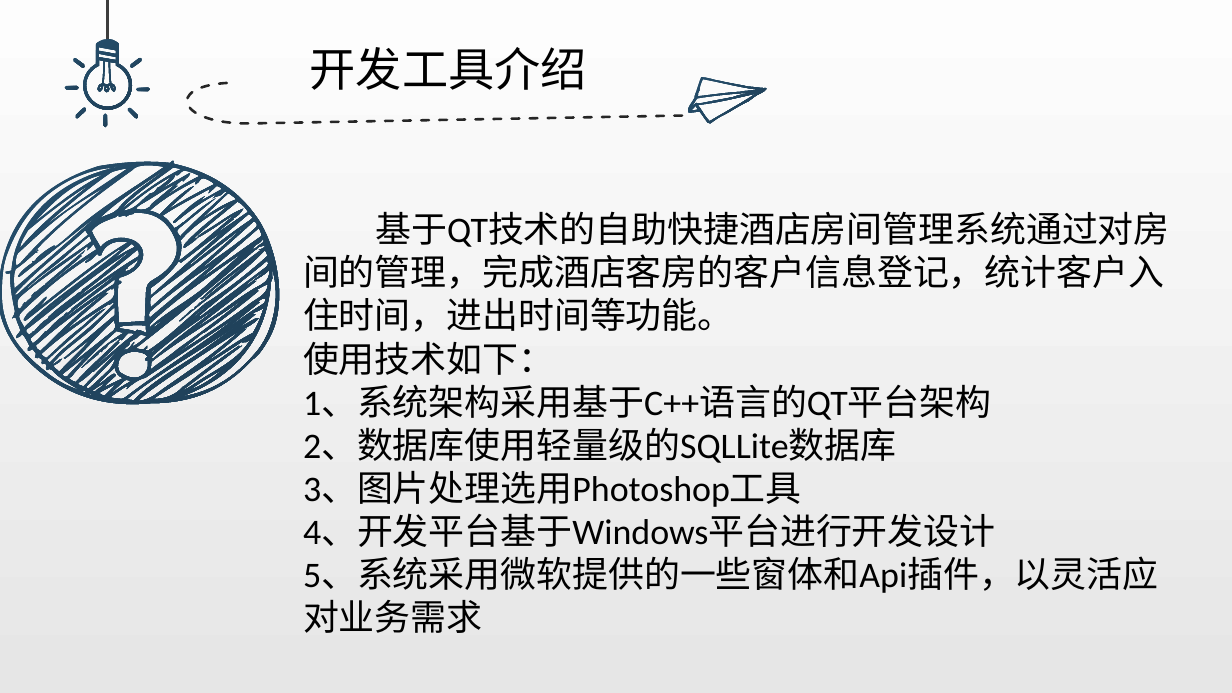
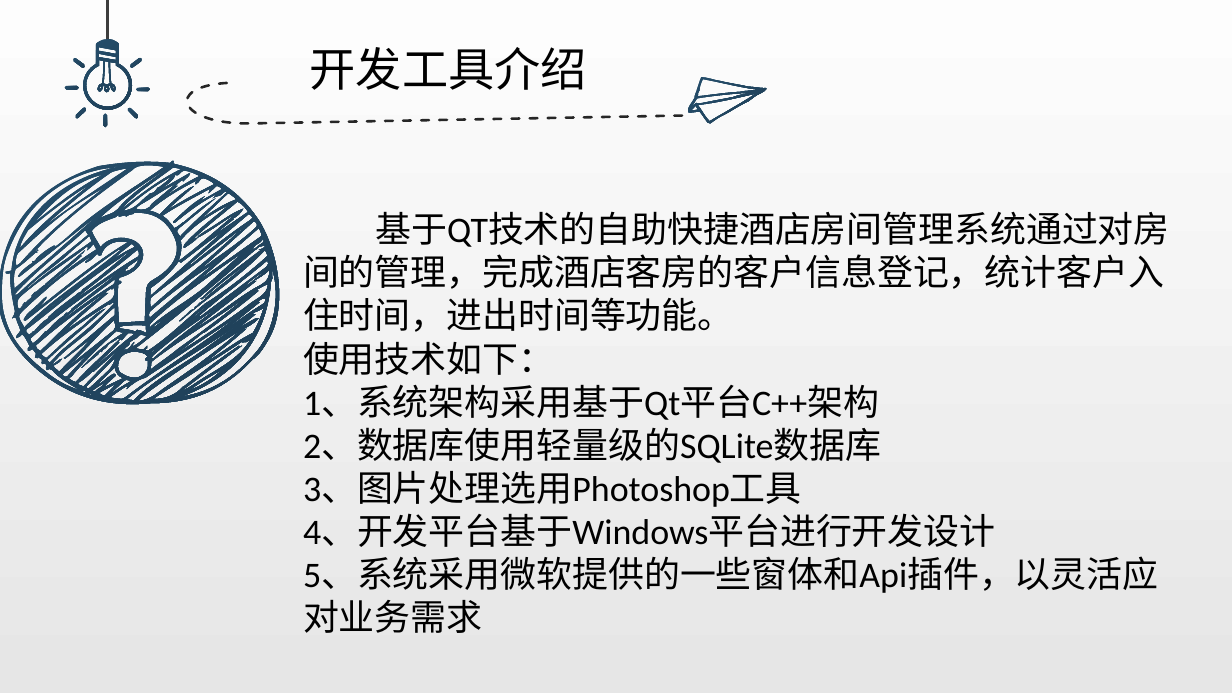
Before and after one commit to zhaoxin627431933/20151104778-zhaoxin, a slide deck: slide 8 of 基于QT的自助快捷房间管理系统的设计与实现/答辩PPT/201151104778-赵欣-基于QT的自助快捷酒店房间管理系统的设计与实现-开题PPT.pptx (slide 7 before the commit). Drawn at 1232x693 pixels with LibreOffice and Linux fonts; fonts in the diff are those of the drawing. Boxes give left, top, right and bottom in pixels: in the first picture for what was removed or moved away, otherwise in the second. Text is boxed around its words. In the diff, an @@ line names an element or a change of style, - is before the commit and + after.

```diff
--- a/基于QT的自助快捷房间管理系统的设计与实现/答辩PPT/201151104778-赵欣-基于QT的自助快捷酒店房间管理系统的设计与实现-开题PPT.pptx
+++ b/基于QT的自助快捷房间管理系统的设计与实现/答辩PPT/201151104778-赵欣-基于QT的自助快捷酒店房间管理系统的设计与实现-开题PPT.pptx
@@ text at [303,385,881,463]: text changed @@
-1、系统架构采用基于C++语言的QT平台架构
-2、数据库使用轻量级的SQLLite数据库
+1、系统架构采用基于Qt平台C++架构
+2、数据库使用轻量级的SQLite数据库
```
Also in this commit, not shown: 5 other slides changed, 2 slides added, 1 slide removed.
